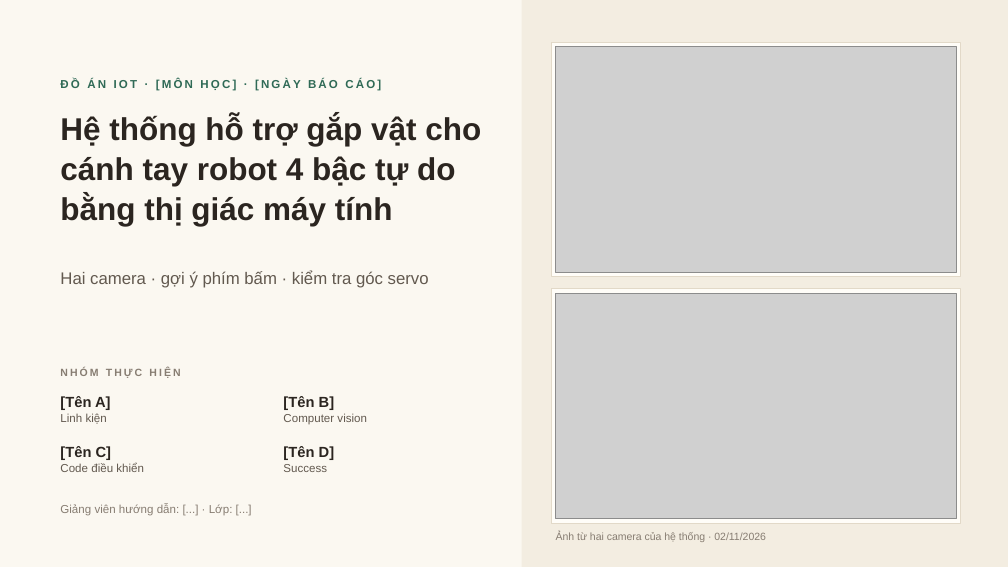
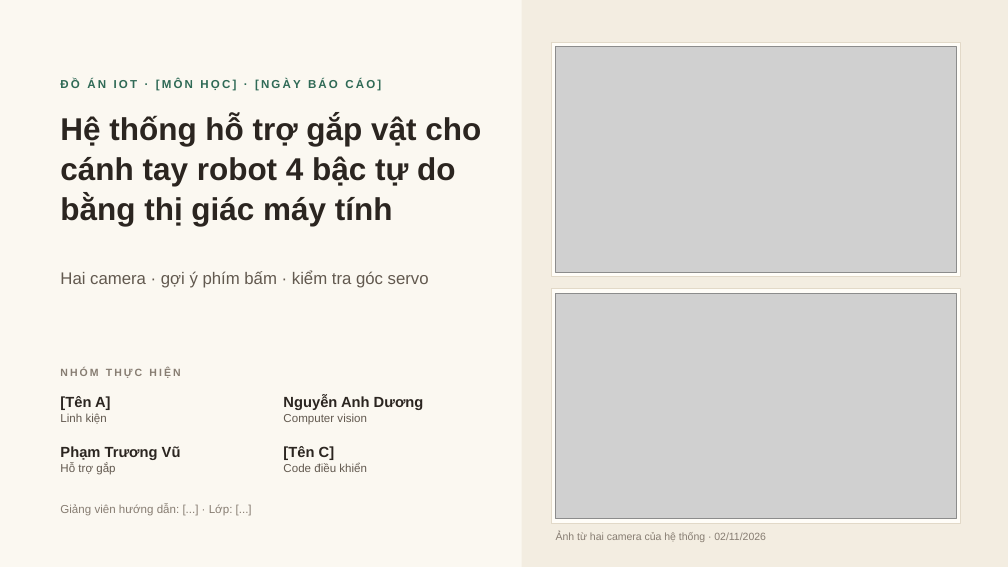
Before and after one commit to DuongNAD/Project_IoT, a slide deck: slide 1 of slides/Project_IoT_ThuyetTrinh.pptx. Drawn at 1008x567 pixels with LibreOffice and Linux fonts; fonts in the diff are those of the drawing; grey boxes stand for pictures. Boxes give left, top, right and bottom in pixels: in the first picture for what was removed or moved away, otherwise in the second. Text is boxed around its words. In the diff, an @@ line names an element or a change of style, - is before the commit and + after.

```diff
--- a/slides/Project_IoT_ThuyetTrinh.pptx
+++ b/slides/Project_IoT_ThuyetTrinh.pptx
@@ text at bbox=[283, 395, 424, 410]: text changed @@
-[Tên B]
+Nguyễn Anh Dương
@@ text at bbox=[60, 446, 181, 475]: text changed; size 11 to 14 pt; text colour #62594F to #2B2520; bold on @@
-[Tên C]
-Code điều khiển
+Phạm Trương Vũ
+Hỗ trợ gắp
@@ text at bbox=[283, 446, 367, 472]: text changed @@
-[Tên D]
-Success
+[Tên C]
+Code điều khiển
```
Also in this commit, not shown: 18 other slides changed, 1 slide removed, 26 other files.
